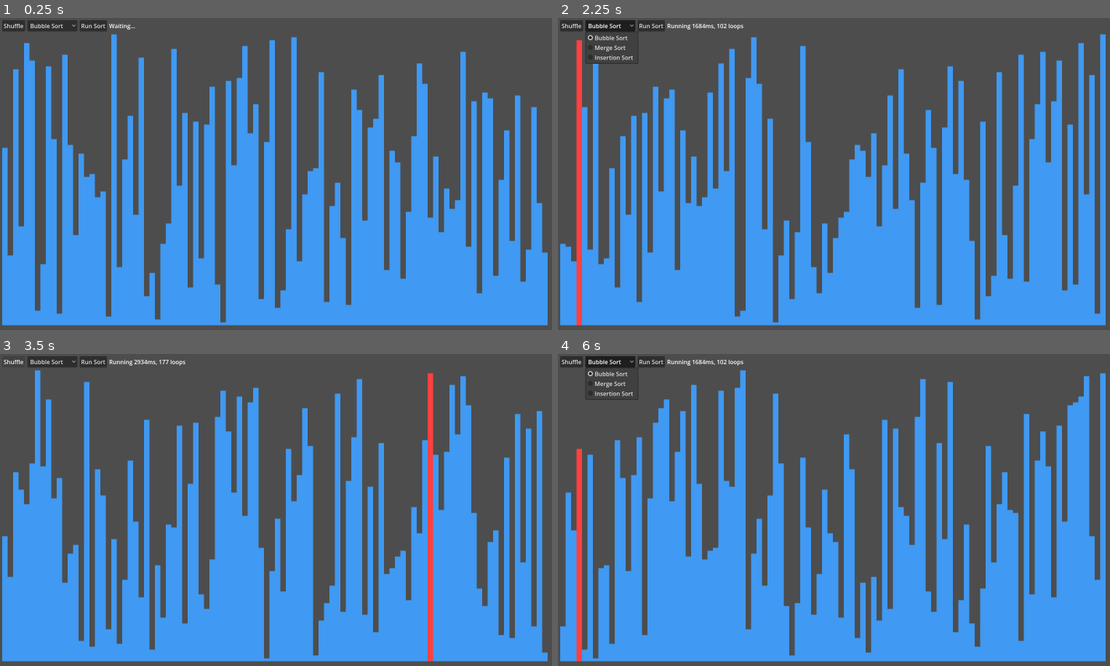
Above: before the commit, frames 1-4 (two rows, left to right).
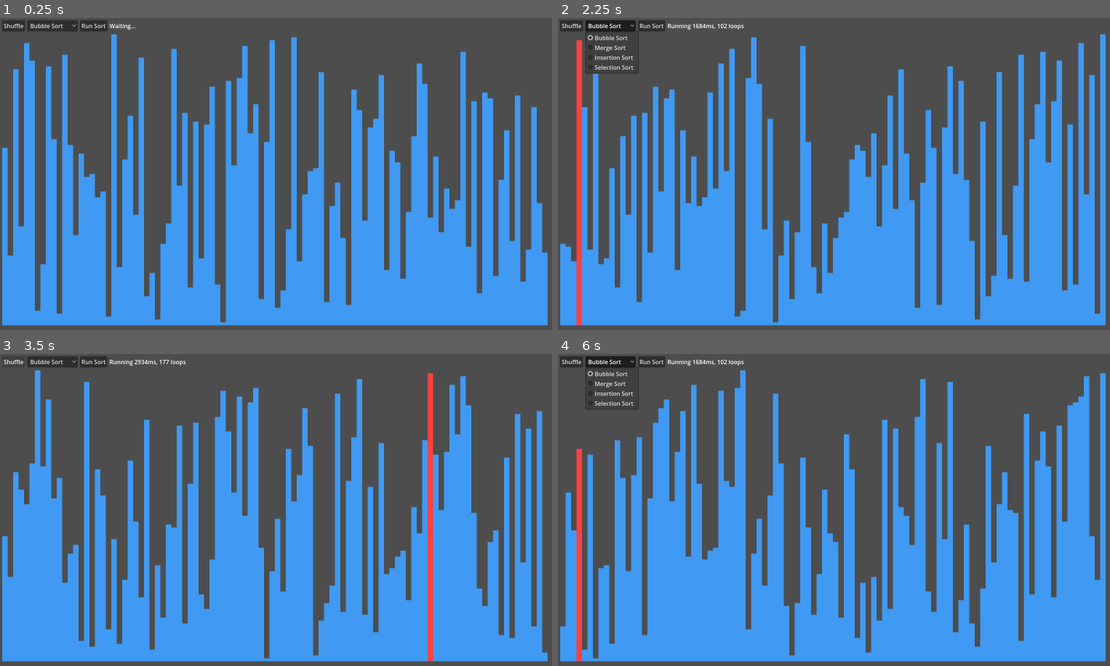
Above: after the commit, the same moments.

Repository: jiro4989/sort_visualizer
Game: Godot game, scene res://src/main.tscn
The game is run twice, just before and just after one commit, with the same random seed, the same clock (stepped at 60 frames per second) and the same inputs.
Inputs:
- Up to frame 1 (0.25 s): no input
- Up to frame 2 (2.25 s): click "Run Sort" at 0.5 s; click "Shuffle" at 1.25 s; click "Bubble Sort" at 2 s
- Up to frame 3 (3.5 s): click "Shuffle" at 2.75 s
- Up to frame 4 (6 s): click "Bubble Sort" at 3.5 s; click "Run Sort" at 4.25 s; click "Shuffle" at 5 s; click "Bubble Sort" at 5.75 s

The runs differ from the first frame. In frame 1, less than 0.1% of the frame differs, in the area x 13-25%, y 1-4%; in frame 2, 0.2%, in the area x 5-34%, y 1-18%; in frame 3, 0.1%; in frame 4, 0.2%.

Commit message:
feat: selection sort を実装

Diff:
--- a/src/main.gd
+++ b/src/main.gd
@@ -48,6 +48,8 @@
 			merge_sort()
 		"Insertion Sort":
 			insertion_sort()
+		"Selection Sort":
+			selection_sort()
 
 ## 指定したインデックスの Panel の背景色を変更する。
 func highlight_panel(selected_index: int) -> void:
@@ -171,3 +173,31 @@
 
 	highlight_panel(-1) # 全ての Panel の背景色をデフォルトに戻す
 	status_label.text = create_status_text("Done", start_time, loop_count)
+
+## 選択ソートを実行する。
+func selection_sort() -> void:
+	var start_time: float = Time.get_ticks_msec()
+	var loop_count: int = 0
+
+	for i in range(sort_values.size() - 1):
+		var min_index: int = i
+		for j in range(i + 1, sort_values.size()):
+			loop_count += 1
+			highlight_panel(j)
+			if sort_values[j].get_value() < sort_values[min_index].get_value():
+				min_index = j
+			status_label.text = create_status_text("Running", start_time, loop_count)
+			await get_tree().create_timer(SLEEP_TIME).timeout
+
+		if min_index != i:
+			var temp: int = sort_values[i].get_value()
+			sort_values[i].set_value(sort_values[min_index].get_value())
+			sort_values[min_index].set_value(temp)
+
+		loop_count += 1
+		highlight_panel(i)
+		status_label.text = create_status_text("Running", start_time, loop_count)
+		await get_tree().create_timer(SLEEP_TIME).timeout
+
+	highlight_panel(-1)
+	status_label.text = create_status_text("Done", start_time, loop_count)
--- a/src/main.tscn
+++ b/src/main.tscn
@@ -27,13 +27,15 @@
 [node name="SelectSortOption" type="OptionButton" parent="MarginContainer/VBoxContainer/HBoxContainer" unique_id=667707412]
 layout_mode = 2
 selected = 0
-item_count = 3
+item_count = 4
 popup/item_0/text = "Bubble Sort"
 popup/item_0/id = 0
 popup/item_1/text = "Merge Sort"
 popup/item_1/id = 1
 popup/item_2/text = "Insertion Sort"
 popup/item_2/id = 2
+popup/item_3/text = "Selection Sort"
+popup/item_3/id = 3
 
 [node name="RunSortButton" type="Button" parent="MarginContainer/VBoxContainer/HBoxContainer" unique_id=160608520]
 layout_mode = 2
